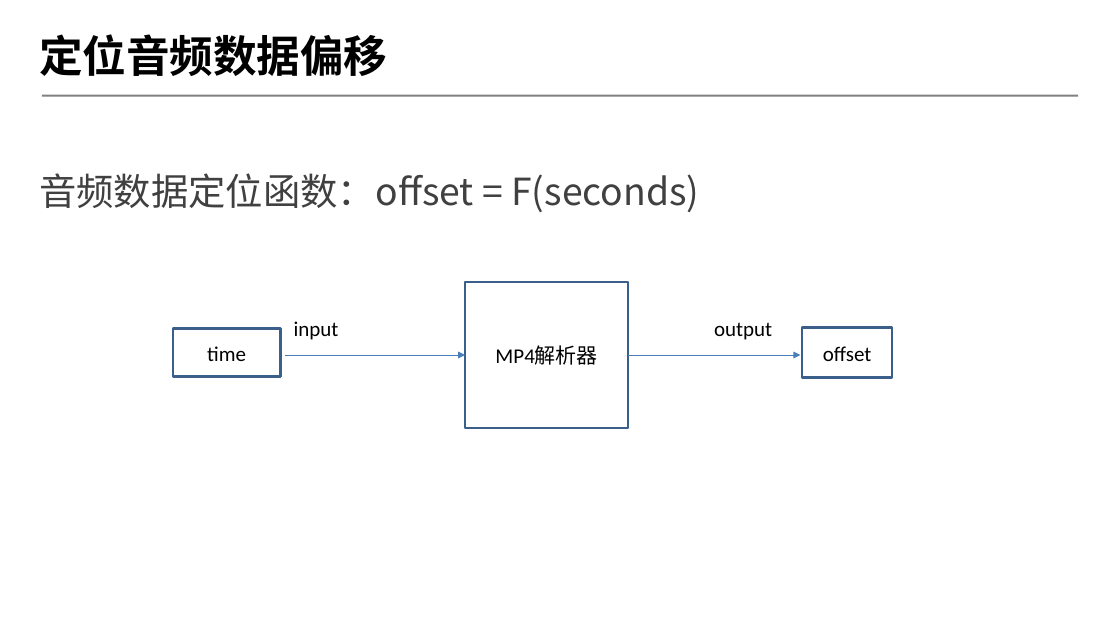
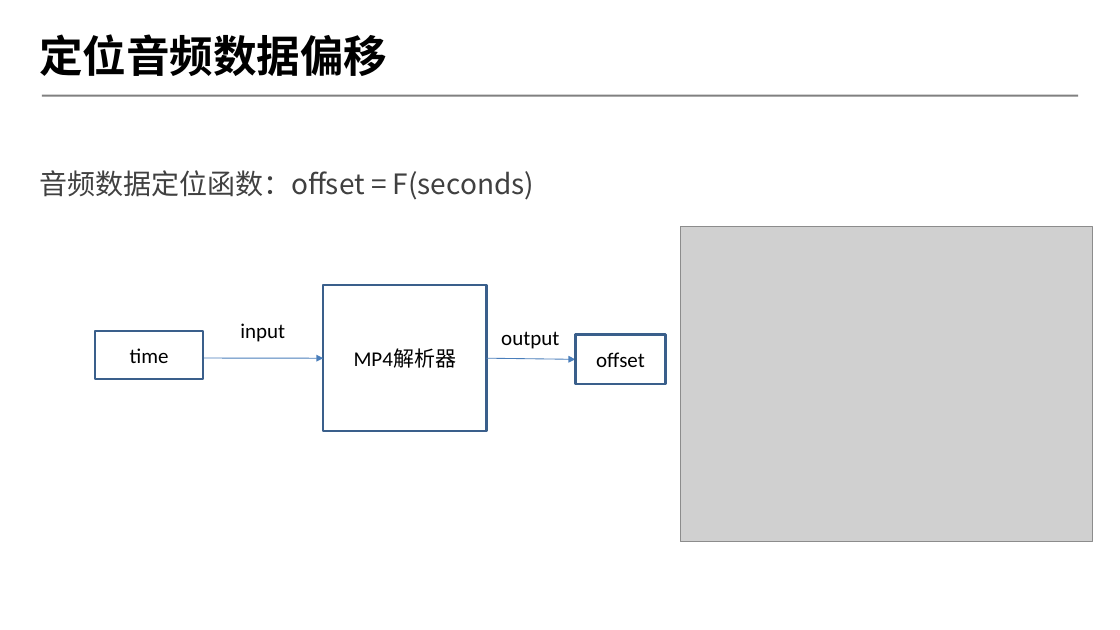
Before and after one commit to byrgyj/Document, a slide deck: slide 5 of ISO_IEC_Document/mpegts/ppt/2018-第四季度季度会报告.pptx. Drawn at 1120x630 pixels with LibreOffice and Linux fonts; fonts in the diff are those of the drawing; grey boxes stand for pictures; background and template pictures are left out. Boxes give left, top, right and bottom in pixels: in the first picture for what was removed or moved away, otherwise in the second. Text is boxed around its words. In the diff, an @@ line names an element or a change of style, - is before the commit and + after.

```diff
--- a/ISO_IEC_Document/mpegts/ppt/2018-第四季度季度会报告.pptx
+++ b/ISO_IEC_Document/mpegts/ppt/2018-第四季度季度会报告.pptx
@@ text "音频数据定位函数：offset = F(seconds)" at (39,170,534,200): size 32 to 24 pt; less space between paragraphs @@
@@ picture added at (681,227,1093,542) @@
@@ rectangle "MP4解析器": place and size @@
-rectangle "MP4解析器" at (465,282,628,429)
+rectangle "MP4解析器" at (323,286,486,432)
@@ text "input": place and size @@
-text "input" at (294,321,339,340)
+text "input" at (240,323,285,342)
@@ text "output": place and size @@
-text "output" at (714,322,772,340)
+text "output" at (501,331,559,349)
@@ rectangle "time": place and size @@
-rectangle "time" at (173,329,281,376)
+rectangle "time" at (95,331,202,379)
@@ arrow moved from (286, 355) - (465, 355) to (187, 358) - (323, 358) @@
@@ arrow moved from (628, 355) - (801, 355) to (486, 358) - (576, 360) @@
@@ rectangle "offset": place and size @@
-rectangle "offset" at (802,328,893,377)
+rectangle "offset" at (576,334,666,384)
```
Also in this commit, not shown: 6 other slides changed.
